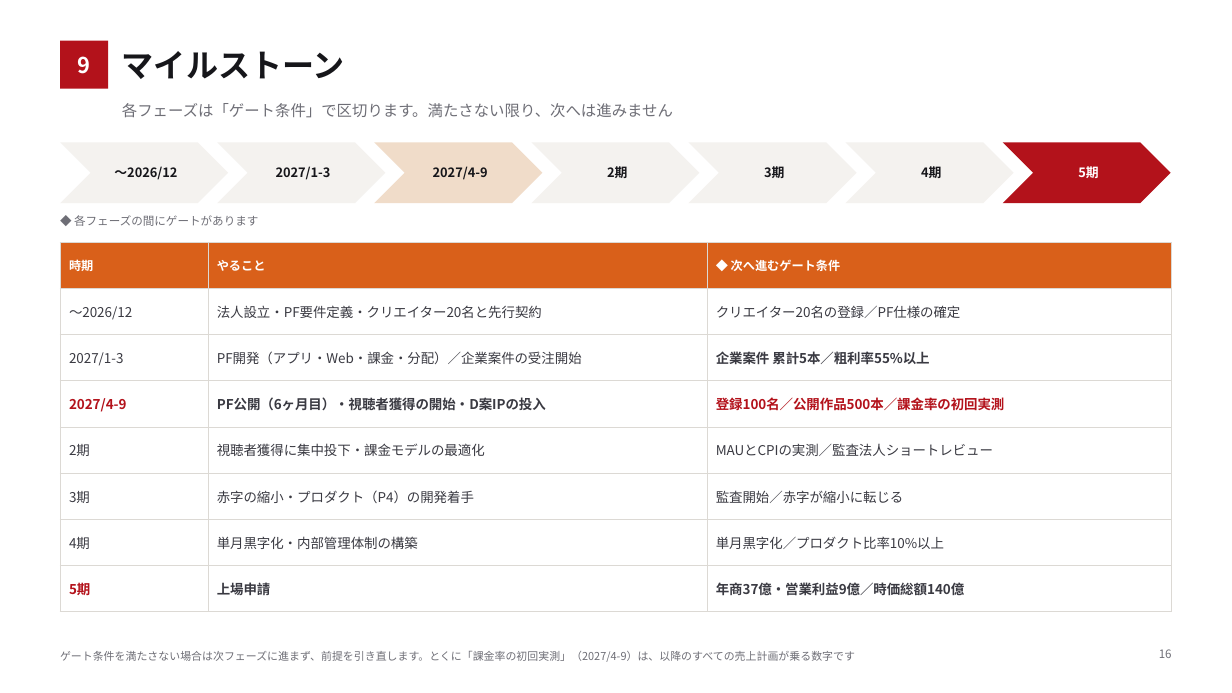
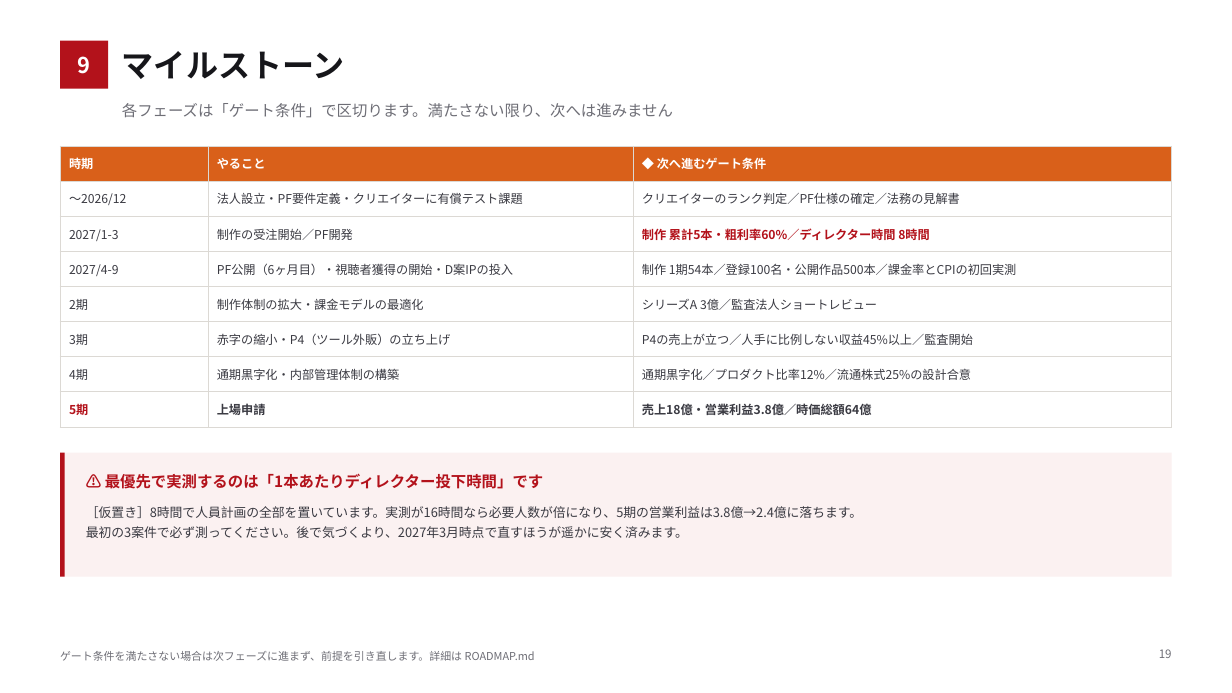
Before and after one commit to bpn333333/test, a slide deck: slide 20 of 投資家向け企画書.pptx (slide 17 before the commit). Drawn at 1232x693 pixels with LibreOffice and Linux fonts; fonts in the diff are those of the drawing. Boxes give left, top, right and bottom in pixels: in the first picture for what was removed or moved away, otherwise in the second. Text is boxed around its words. In the diff, an @@ line names an element or a change of style, - is before the commit and + after.

```diff
--- a/投資家向け企画書.pptx
+++ b/投資家向け企画書.pptx
@@ table at [60, 146, 1172, 419] @@
-row 2, column 2: 法人設立・PF要件定義・クリエイター20名と先行契約
+row 2, column 2: 法人設立・PF要件定義・クリエイターに有償テスト課題
-row 2, column 3: クリエイター20名の登録／PF仕様の確定
+row 2, column 3: クリエイターのランク判定／PF仕様の確定／法務の見解書
-row 3, column 2: PF開発（アプリ・Web・課金・分配）／企業案件の受注開始
+row 3, column 2: 制作の受注開始／PF開発
-row 3, column 3: 企業案件 累計5本／粗利率55%以上
+row 3, column 3: 制作 累計5本・粗利率60%／ディレクター時間 8時間
-row 4, column 3: 登録100名／公開作品500本／課金率の初回実測
+row 4, column 3: 制作 1期54本／登録100名・公開作品500本／課金率とCPIの初回実測
-row 5, column 2: 視聴者獲得に集中投下・課金モデルの最適化
+row 5, column 2: 制作体制の拡大・課金モデルの最適化
-row 5, column 3: MAUとCPIの実測／監査法人ショートレビュー
+row 5, column 3: シリーズA 3億／監査法人ショートレビュー
-row 6, column 2: 赤字の縮小・プロダクト（P4）の開発着手
+row 6, column 2: 赤字の縮小・P4（ツール外販）の立ち上げ
-row 6, column 3: 監査開始／赤字が縮小に転じる
+row 6, column 3: P4の売上が立つ／人手に比例しない収益45%以上／監査開始
-row 7, column 2: 単月黒字化・内部管理体制の構築
+row 7, column 2: 通期黒字化・内部管理体制の構築
-row 7, column 3: 単月黒字化／プロダクト比率10%以上
+row 7, column 3: 通期黒字化／プロダクト比率12%／流通株式25%の設計合意
-row 8, column 3: 年商37億・営業利益9億／時価総額140億
+row 8, column 3: 売上18億・営業利益3.8億／時価総額64億
@@ size 10.5 to 9.5 pt in "〜2026/12", "2027/1-3", "2027/4-9", "PF公開（6ヶ月目）・視聴者獲得の開始・D案IPの投入" and 5 more places @@
@@ text colour #B3121B to #3A3A42 in "2027/4-9" @@
@@ bold off in "2027/4-9", "PF公開（6ヶ月目）・視聴者獲得の開始・D案IPの投入" @@
@@ table: place and size @@
-table at [60, 242, 1172, 600]
+table at [60, 146, 1172, 419]
@@ chevron removed at [60, 142, 228, 203] @@
@@ chevron removed at [217, 142, 385, 203] @@
@@ chevron removed at [374, 142, 543, 203] @@
@@ chevron removed at [531, 142, 700, 203] @@
@@ chevron removed at [689, 142, 857, 203] @@
@@ chevron removed at [846, 142, 1014, 203] @@
@@ chevron removed at [1003, 142, 1171, 203] @@
@@ text removed at [114, 166, 177, 180] @@
-〜2026/12
@@ text removed at [276, 166, 331, 180] @@
-2027/1-3
@@ text removed at [433, 166, 488, 180] @@
-2027/4-9
@@ text removed at [607, 166, 627, 178] @@
-2期
@@ text removed at [764, 166, 784, 178] @@
-3期
@@ text removed at [921, 166, 941, 178] @@
-4期
@@ text removed at [1078, 166, 1098, 178] @@
-5期
@@ text removed at [74, 215, 258, 226] @@
-◆ 各フェーズの間にゲートがあります
@@ rectangle added at [60, 453, 1172, 577], fill #FBF1F1 @@
@@ rectangle added at [60, 453, 65, 577], fill #B3121B @@
@@ text added at [105, 473, 544, 489], 12 pt, text #B3121B, bold @@
+⚠ 最優先で実測するのは「1本あたりディレクター投下時間」です
@@ text added at [86, 506, 862, 538], 10 pt, text #3A3A42 @@
+［仮置き］8時間で人員計画の全部を置いています。実測が16時間なら必要人数が倍になり、5期の営業利益は3.8億→2.4億に落ちます。
+最初の3案件で必ず測ってください。後で気づくより、2027年3月時点で直すほうが遥かに安く済みます。
@@ text at [60, 651, 535, 661]: text changed @@
-ゲート条件を満たさない場合は次フェーズに進まず、前提を引き直します。とくに「課金率の初回実測」（2027/4-9）は、以降のすべての売上計画が乗る数字です
+ゲート条件を満たさない場合は次フェーズに進まず、前提を引き直します。詳細は ROADMAP.md
```
Also in this commit, not shown: 13 other slides changed, 10 slides added, 6 slides removed, 11 other files.
